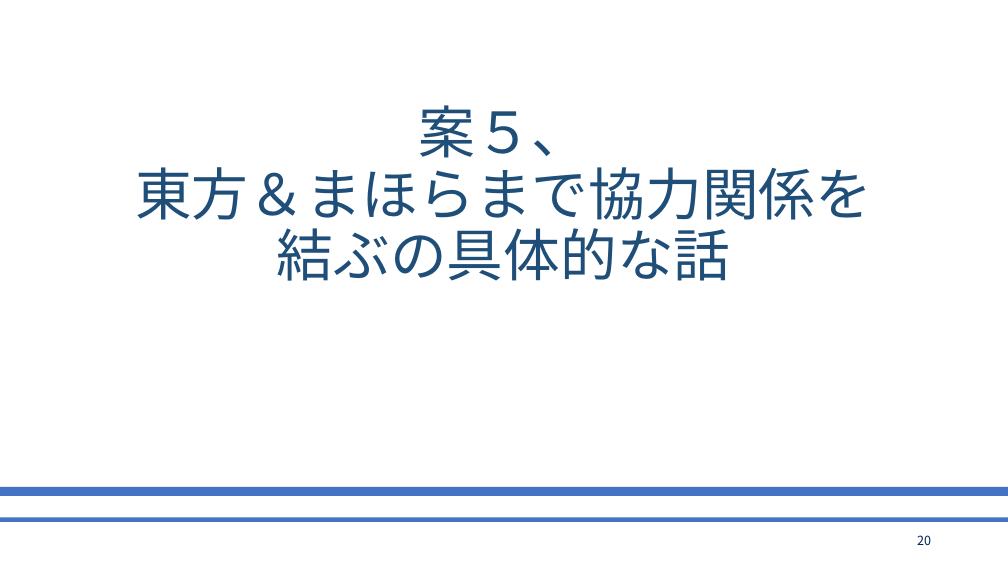
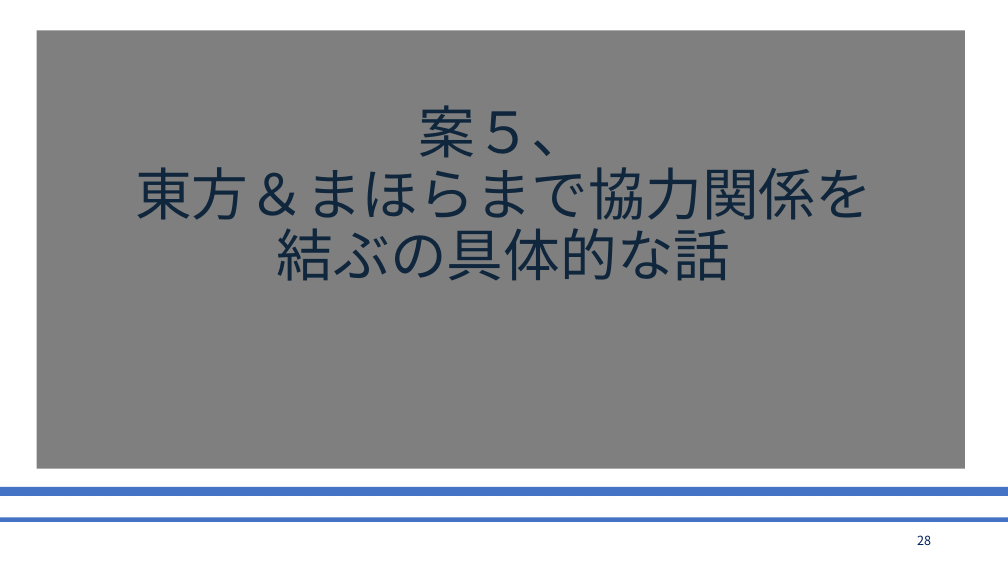
Before and after one commit to bigtreeCoC/documents, a slide deck: slide 28 of 東方とまほらまの今後について.pptx (slide 20 before the commit). Drawn at 1008x567 pixels with LibreOffice and Linux fonts; fonts in the diff are those of the drawing. Boxes give left, top, right and bottom in pixels: in the first picture for what was removed or moved away, otherwise in the second. Text is boxed around its words. In the diff, an @@ line names an element or a change of style, - is before the commit and + after.

Commit message:
東方とまほらま(3版)

```diff
--- a/東方とまほらまの今後について.pptx
+++ b/東方とまほらまの今後について.pptx
@@ rectangle added at [37, 30, 966, 469], fill #000000 at 50% opacity @@
@@ page number at [917, 535, 931, 545]: text changed @@
-20
+28
```
Also in this commit, not shown: 9 other slides changed, 8 slides added, 1 other file.
